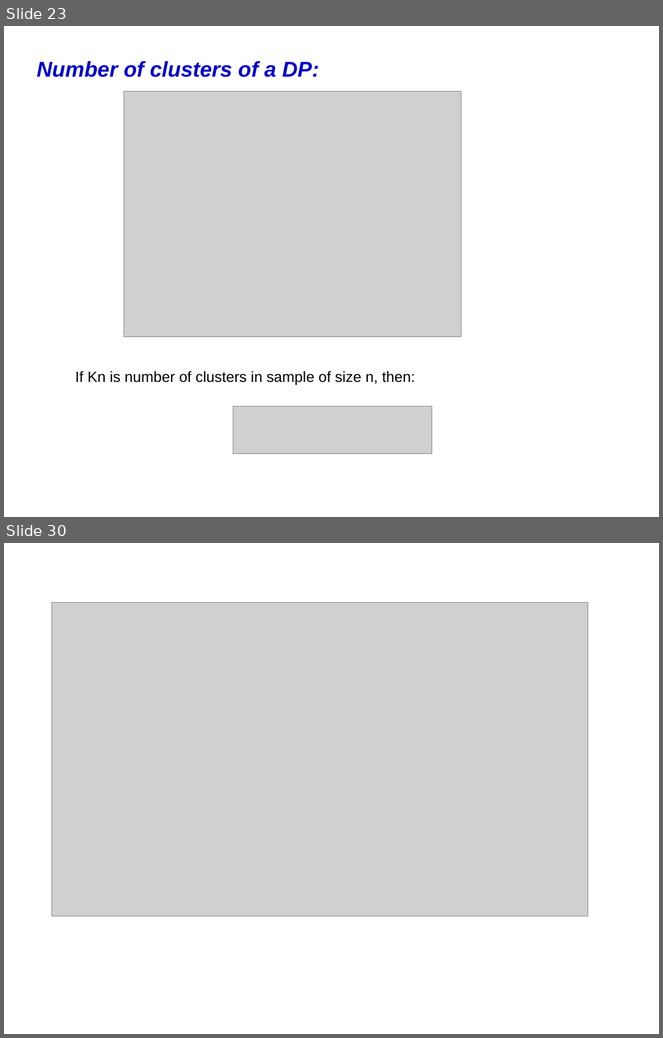
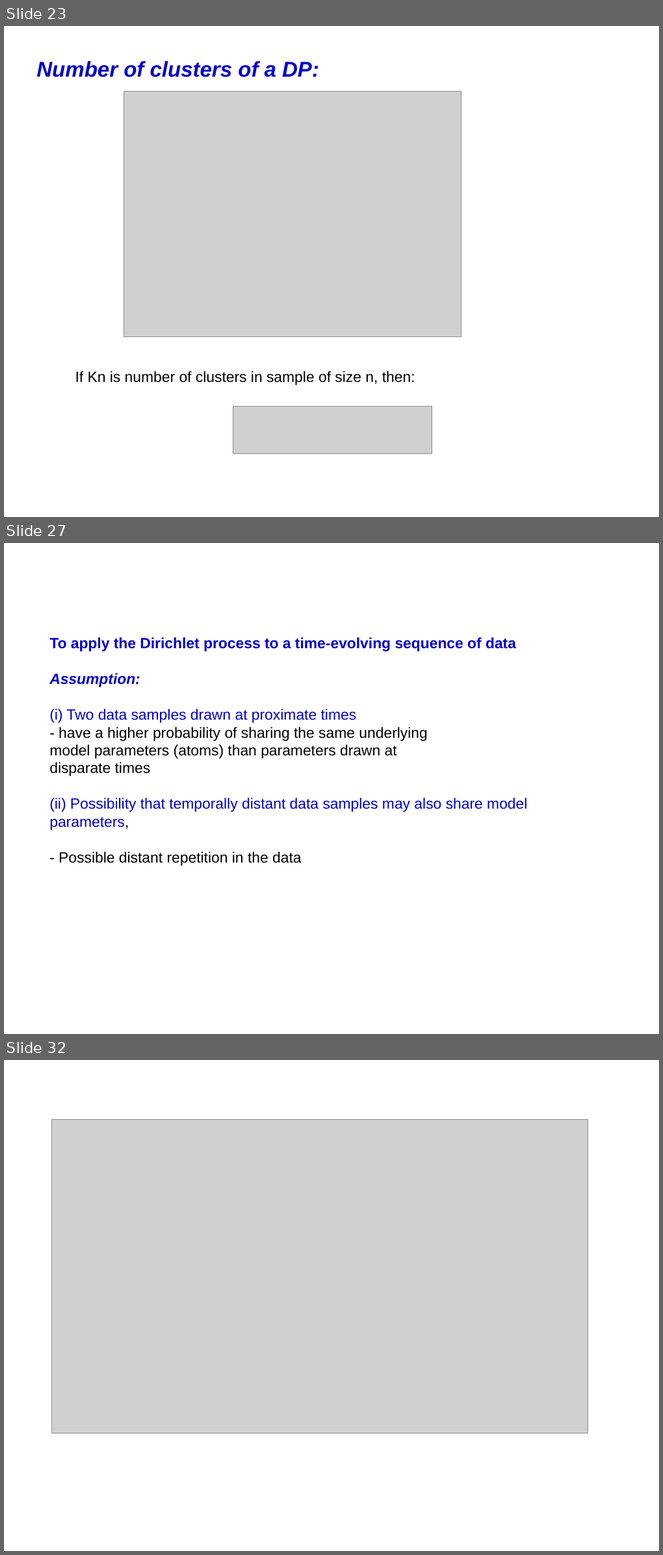
Before and after one commit to afcarl/Dirichlet_Processes, a slide deck: version_2.odp. Shown one above the other, each under a label of ours: slides 23 and 30 before the commit, slides 23, 27 and 32 after it; the slides between them are not shown. The pictures are 663x1038 and 663x1555 pixels, drawn with LibreOffice and Linux fonts; fonts in the diff are those of the drawing; grey boxes stand for pictures. Boxes give left, top, right and bottom in pixels: in the first picture for what was removed or moved away, otherwise in the second. Text is boxed around its words. In the diff, an @@ line names an element or a change of style, - is before the commit and + after.

```diff
--- a/version_2.odp
+++ b/version_2.odp
@@ slide 27 added at box(4, 543, 659, 1034), background #FFFFFF @@
@@ text added at box(50, 637, 527, 866), 18 pt, text #0000CC @@
+To apply the Dirichlet process to a time-evolving sequence of data
+Assumption:
+(i) Two data samples drawn at proximate times
+- have a higher probability of sharing the same underlying
+model parameters (atoms) than parameters drawn at
+disparate times
+(ii) Possibility that temporally distant data samples may also share model parameters,
+- Possible distant repetition in the data
@@ what was slide 30 is now slide 32 @@
```
Also in this commit, not shown: 10 slides changed, 1 other slide added.
